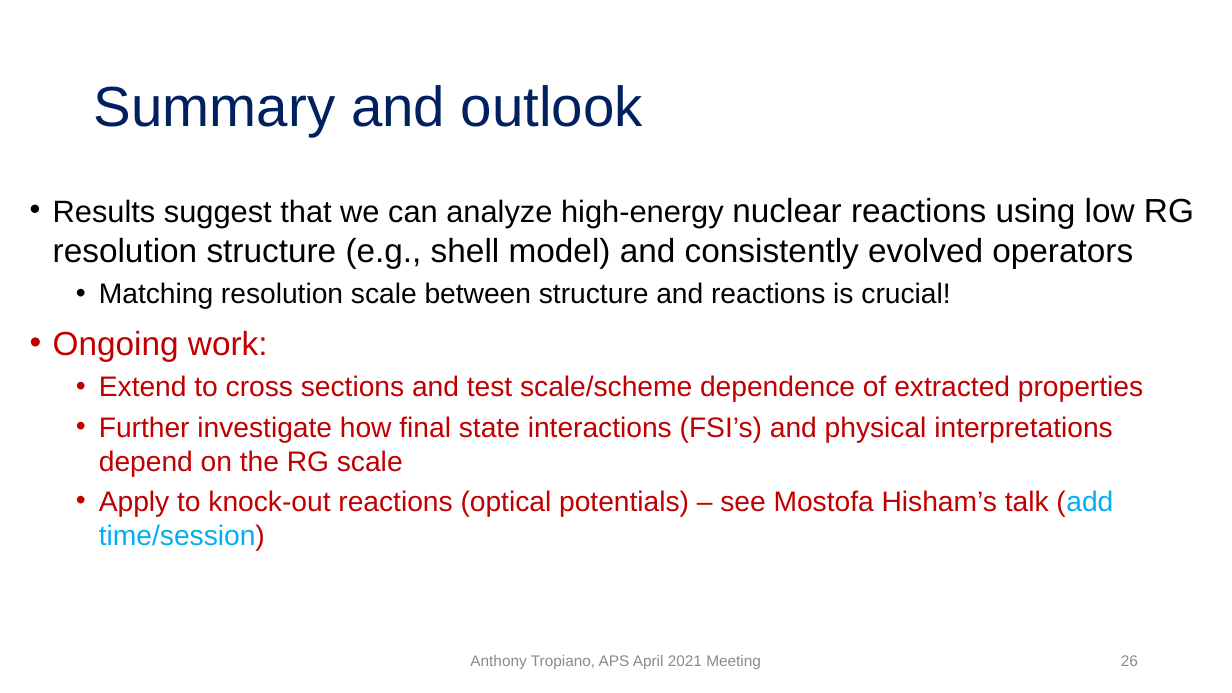
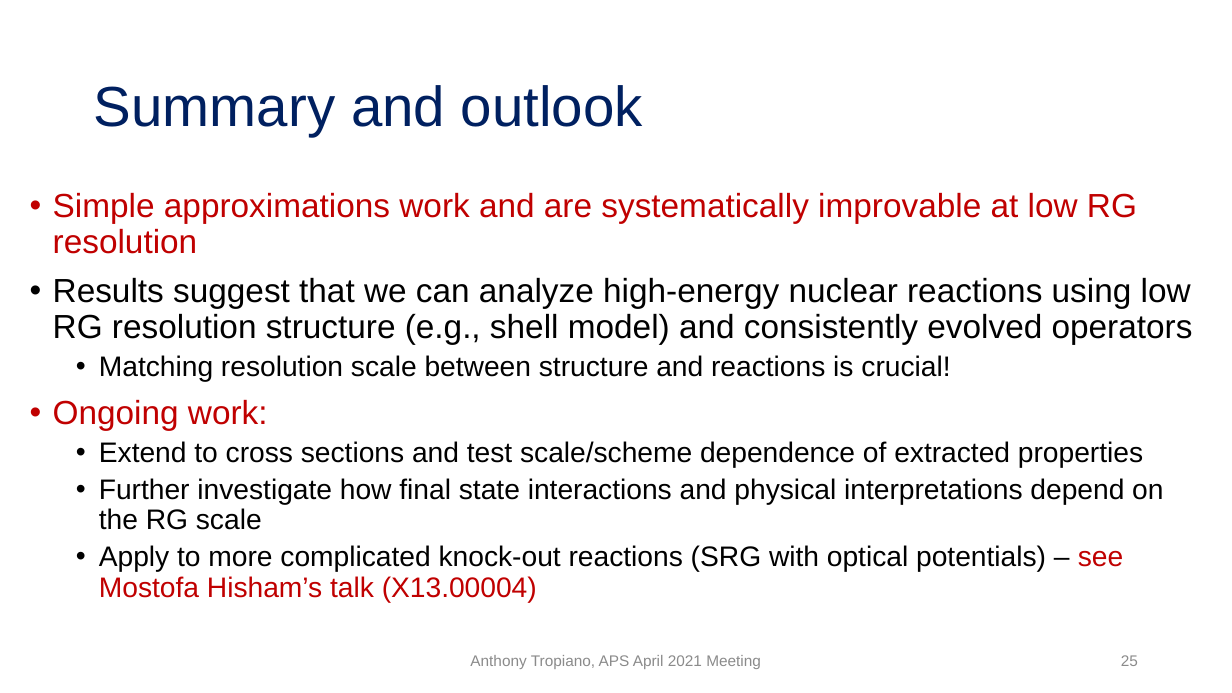
Before and after one commit to tropiano4/tropiano-srg, a slide deck: slide 25 of Presentations/APS_April2021/tropiano_aps_april2021.pptx (slide 26 before the commit). Drawn at 1232x693 pixels with LibreOffice and Linux fonts; fonts in the diff are those of the drawing. Boxes give left, top, right and bottom in pixels: in the first picture for what was removed or moved away, otherwise in the second. Text is boxed around its words. In the diff, an @@ line names an element or a change of style, - is before the commit and + after.

Commit message:
More updates to APS talk
Small changes to several figures. Averaging a_2 values. Changes to wording in the talk.

```diff
--- a/Presentations/APS_April2021/tropiano_aps_april2021.pptx
+++ b/Presentations/APS_April2021/tropiano_aps_april2021.pptx
@@ text at box(53, 192, 1137, 254): paragraph added @@
+• Simple approximations work and are systematically improvable at low RG resolution
@@ text at box(53, 277, 1193, 468): size 24 to 26 pt in "Results suggest that we can analyze high-energy"; text colour #C00000 to #000000 in "Extend to cross sections and test scale/scheme ..."; line spacing 1 to 0.9 @@
@@ text at box(99, 478, 1163, 603): text changed; text colour #C00000 to #000000 @@
-  • Further investigate how final state interactions (FSI’s) and physical interpretations depend on the RG scale
-  • Apply to knock-out reactions (optical potentials) – see Mostofa Hisham’s talk (add time/session)
+  • Further investigate how final state interactions and physical interpretations depend on the RG scale
+  • Apply to more complicated knock-out reactions (SRG with optical potentials) – see Mostofa Hisham’s talk (X13.00004)
```
Also in this commit, not shown: 21 other slides changed, 2 slides removed, 10 other files.
